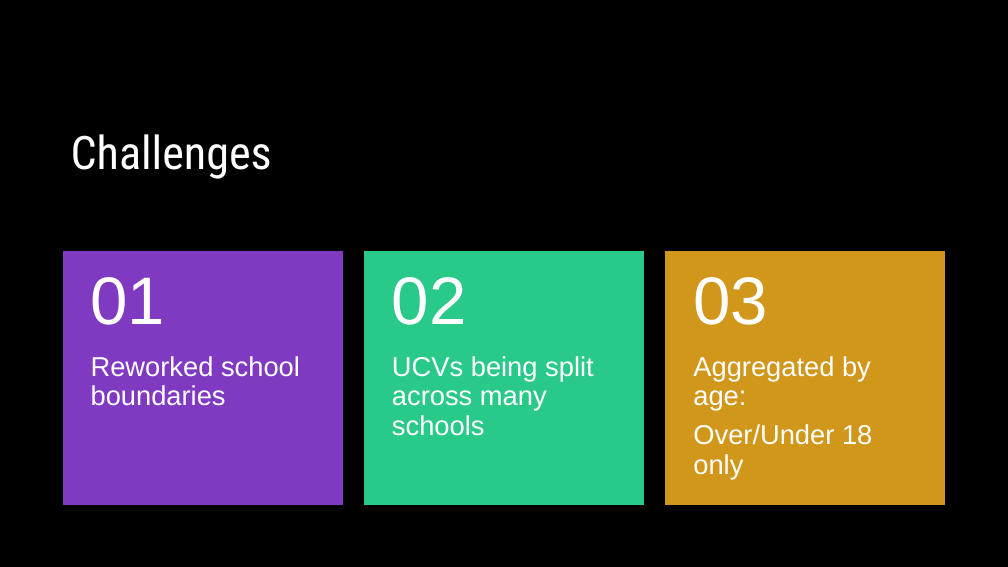
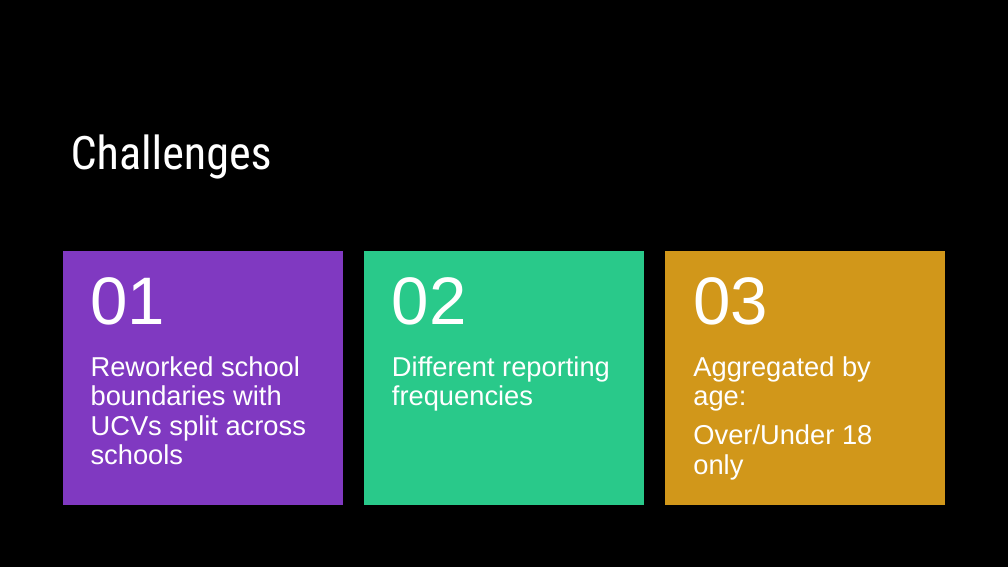
Before and after one commit to lauraminter/seattle-kids, a slide deck: slide 8 of assets/Seattle-kids-slides.pptx. Drawn at 1008x567 pixels with LibreOffice and Linux fonts; fonts in the diff are those of the drawing. Boxes give left, top, right and bottom in pixels: in the first picture for what was removed or moved away, otherwise in the second. Text is boxed around its words. In the diff, an @@ line names an element or a change of style, - is before the commit and + after.

```diff
--- a/assets/Seattle-kids-slides.pptx
+++ b/assets/Seattle-kids-slides.pptx
@@ text at <box>91,356,306,465</box>: text changed @@
-Reworked school boundaries
+Reworked school boundaries with UCVs split across schools
@@ text at <box>392,356,610,410</box>: text changed @@
-UCVs being split across many schools
+Different reporting frequencies
```
Also in this commit, not shown: 5 other slides changed, 1 slide added, 1 slide removed, 1 other file.
